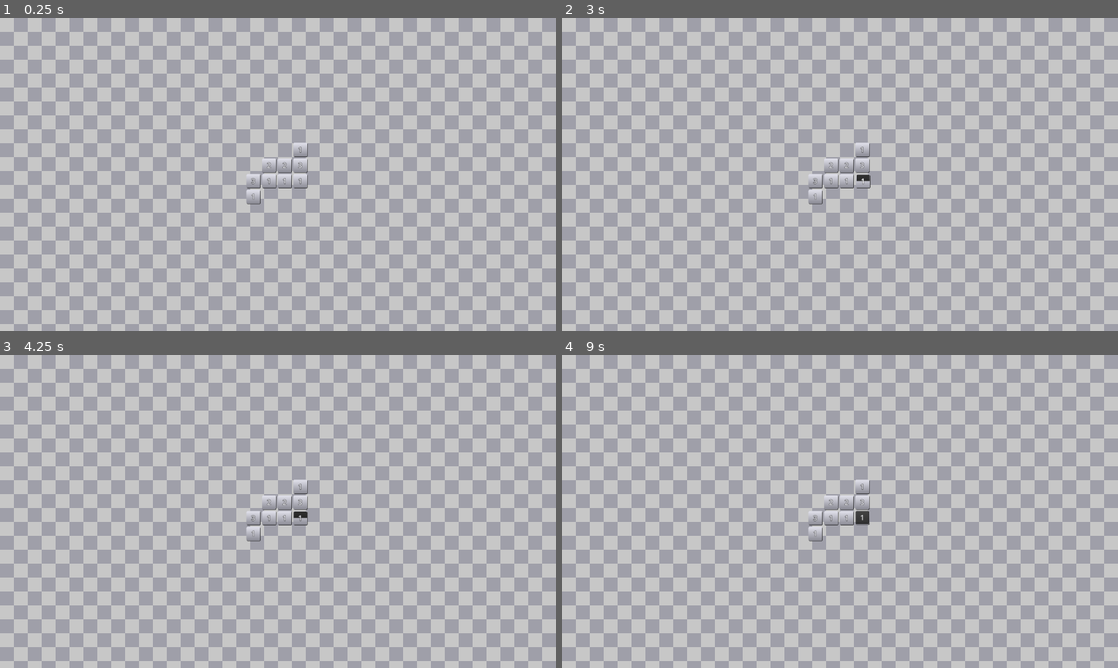
Above: before the commit, frames 1-4 (two rows, left to right).
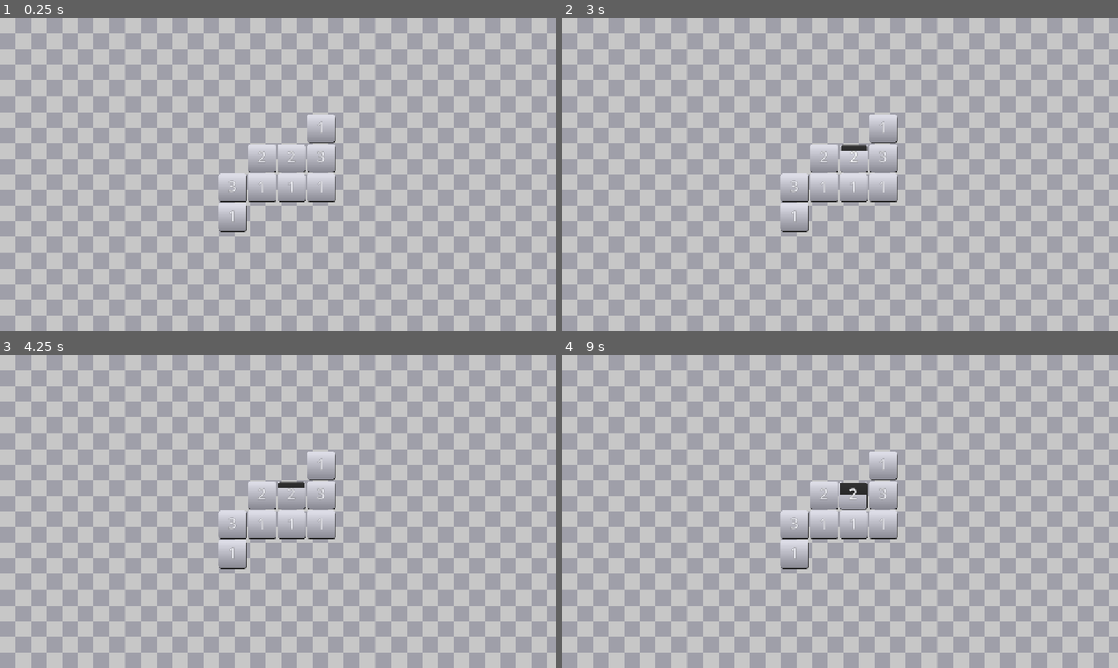
Above: after the commit, the same moments.

Repository: caboyd/blockbuster
Game: Godot game, scene res://scenes/main.tscn
The game is run twice, just before and just after one commit, with the same random seed, the same clock (stepped at 60 frames per second) and the same inputs.
Inputs (mouse positions are in pixels of both pictures, inside the frame that each line leads up to):
- Up to frame 1 (0.25 s): no input
- Up to frame 2 (3 s): tap Enter at 0.5, 2 s; move the mouse to (812, 237) at 0.52 s; tap Space at 1.25, 2.75 s; move the mouse to (1006, 221) at 1.27 s; move the mouse to (673, 127) at 2.02 s; move the mouse to (867, 174) at 2.77 s
- Up to frame 3 (4.25 s): tap Enter at 3.5 s; move the mouse to (194, 433) at 3.52 s
- Up to frame 4 (9 s): tap Space at 4.25 s; move the mouse to (962, 495) at 4.27 s; move the mouse to (728, 527) at 5.02 s; move the mouse to (895, 442) at 5.77 s; move the mouse to (812, 574) at 6.52 s; move the mouse to (1006, 558) at 7.27 s; move the mouse to (673, 464) at 8.02 s; move the mouse to (867, 511) at 8.77 s

The runs differ from the first frame. In frame 1, 49% of the frame differs, in the area x 0-100%, y 0-100%; in frame 2, 49%; in frame 3, 49%; in frame 4, 49%.

Commit message:
Visuals fixes for web export

Diff:
--- a/entities/block_grid/block_grid.gd
+++ b/entities/block_grid/block_grid.gd
@@ -22,11 +22,16 @@
 	init_from_level_data(level_01)
 
 	# Center the block grid
-	var screen_center = get_viewport_rect().size * 0.5
-	var grid_center = get_grid_origin()
+	get_viewport().size_changed.connect(center_grid)
+	center_grid()
 
-	position = screen_center - grid_center
+func center_grid() -> void:
+	# Use get_visible_rect() for the most accurate "real" screen space
+	var screen_size = get_viewport_rect().size
+	var grid_size = get_grid_size()
 
+	# Calculate the top-left position to place the grid in the middle
+	position = (screen_size * 0.5) - (grid_size * 0.5)
 
 func _process(delta):
 	tick_timer += delta
@@ -61,6 +66,8 @@
 	block.init(x,y, level.get_cell(x,y), self)
 	add_child(block)
 	block.position = grid_to_world(x, y)
+	var scale: float = float(block_size / 32);
+	block.scale = Vector2(scale, scale)
 	if block.max_health == 0:
 		block.visible = false;
 	return block
--- a/project.godot
+++ b/project.godot
@@ -19,6 +19,14 @@
 
 window/size/viewport_width=1280
 window/size/viewport_height=720
+window/stretch/mode="canvas_items"
+window/stretch/aspect="expand"
+
+[gui]
+
+theme/default_font_multichannel_signed_distance_field=true
+fonts/stretch/aspect="expand"
+fonts/stretch/mode="canvas_items"
 
 [physics]
 
--- /dev/null
+++ b/scenes/background.gd
@@ -0,0 +1,27 @@
+extends ColorRect
+
+# If the grid is not a child of this node, update this path
+# to point to your Block_Grid node
+
+
+func _ready() -> void:
+	# 1. Connect to the viewport signal
+	get_viewport().size_changed.connect(_on_viewport_resized)
+
+	# 2. Set initial size and position
+	_on_viewport_resized()
+
+func _on_viewport_resized() -> void:
+	var screen_size = get_viewport_rect().size
+
+	# Resize this ColorRect to fill the screen
+	size = screen_size / scale
+
+	# Ensure the background stays at the top-left of the CanvasLayer
+	global_position = Vector2.ZERO
+
+
+	# If your shader needs the size to prevent squishing, update it here:
+	if material is ShaderMaterial:
+		material.set_shader_parameter("resolution", size)
+		material.set_shader_parameter("cell_size", size.y / 20)
--- a/scenes/main.tscn
+++ b/scenes/main.tscn
@@ -2,6 +2,7 @@
 
 [ext_resource type="Shader" uid="uid://d3nk5w85mllxy" path="res://scenes/background.gdshader" id="1_0wfyh"]
 [ext_resource type="PackedScene" uid="uid://cg170kl0x2xev" path="res://entities/block_grid/block_grid.tscn" id="2_0wfyh"]
+[ext_resource type="Script" uid="uid://o6b8v62731h" path="res://scenes/background.gd" id="3_sugp2"]
 
 [sub_resource type="ShaderMaterial" id="ShaderMaterial_sugp2"]
 shader = ExtResource("1_0wfyh")
@@ -13,8 +14,17 @@
 
 [node name="Node2D" type="Node2D" unique_id=1364622541]
 
-[node name="Background" type="ColorRect" parent="." unique_id=465371113]
-z_index = -1
+[node name="Camera2D" type="Camera2D" parent="." unique_id=281213421]
+anchor_mode = 0
+
+[node name="BlockGrid" parent="." unique_id=1501093174 instance=ExtResource("2_0wfyh")]
+block_size = 64
+
+[node name="CanvasLayer" type="CanvasLayer" parent="." unique_id=22264067]
+layer = -1
+
+[node name="Background" type="ColorRect" parent="CanvasLayer" unique_id=465371113]
+z_index = -3
 material = SubResource("ShaderMaterial_sugp2")
 custom_minimum_size = Vector2(1280, 720)
 anchors_preset = 15
@@ -25,9 +35,7 @@
 grow_horizontal = 2
 grow_vertical = 2
 scale = Vector2(0.25, 0.25)
+size_flags_horizontal = 3
+size_flags_vertical = 3
 mouse_filter = 2
-
-[node name="Camera2D" type="Camera2D" parent="." unique_id=281213421]
-anchor_mode = 0
-
-[node name="BlockGrid" parent="." unique_id=1501093174 instance=ExtResource("2_0wfyh")]
+script = ExtResource("3_sugp2")
Not shown, added: export_presets.cfg
Not shown, added: scenes/background.gd.uid
